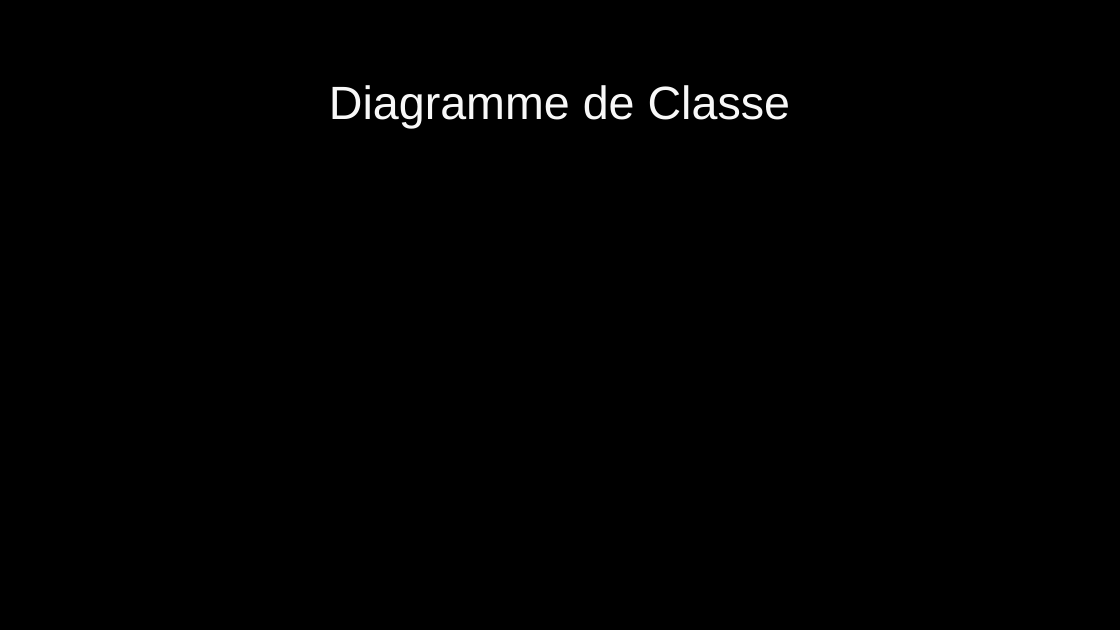
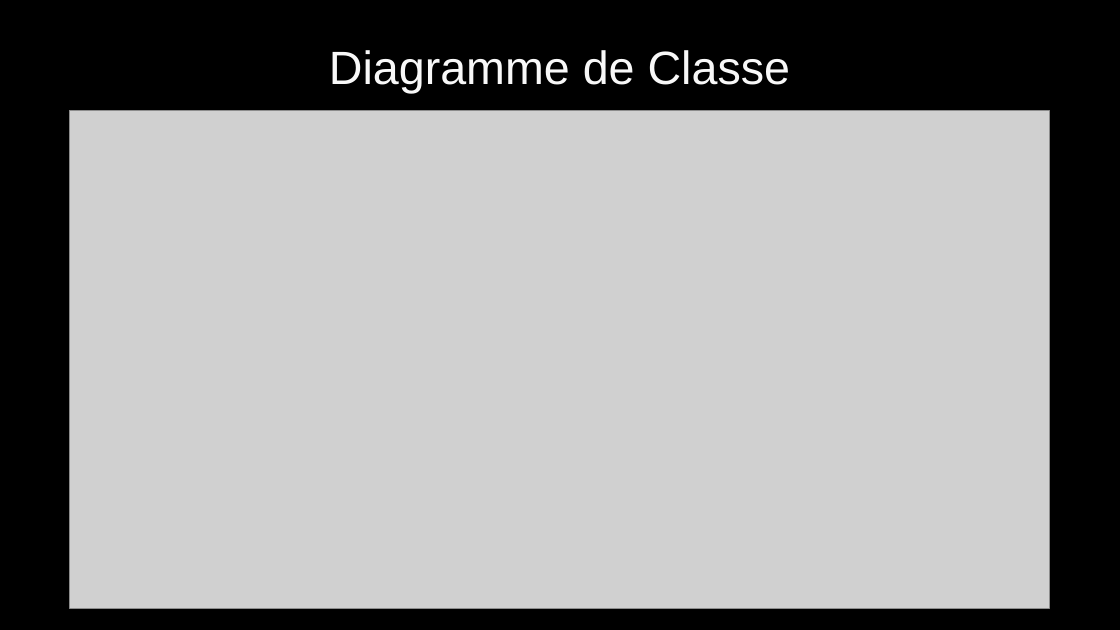
Before and after one commit to gaspardlcv/Projet_Java, a slide deck: slide 3 of presentation.pptx. Drawn at 1120x630 pixels with LibreOffice and Linux fonts; fonts in the diff are those of the drawing; grey boxes stand for pictures; background and template pictures are left out. Boxes give left, top, right and bottom in pixels: in the first picture for what was removed or moved away, otherwise in the second. Text is boxed around its words. In the diff, an @@ line names an element or a change of style, - is before the commit and + after.

Commit message:
Ajout du diagramme de classe

```diff
--- a/presentation.pptx
+++ b/presentation.pptx
@@ title "Diagramme de Classe" moved from (x1=329, y1=85, x2=791, y2=128) to (x1=329, y1=50, x2=791, y2=94) @@
@@ picture added at (x1=69, y1=111, x2=1049, y2=608) @@
```
